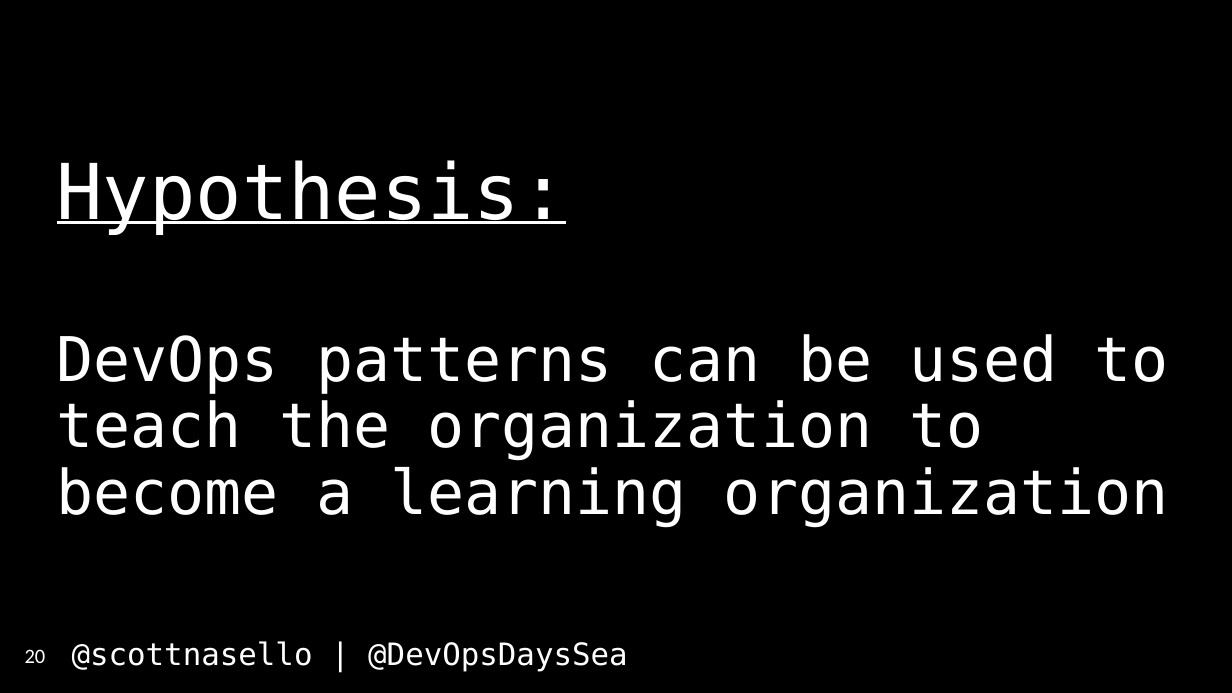
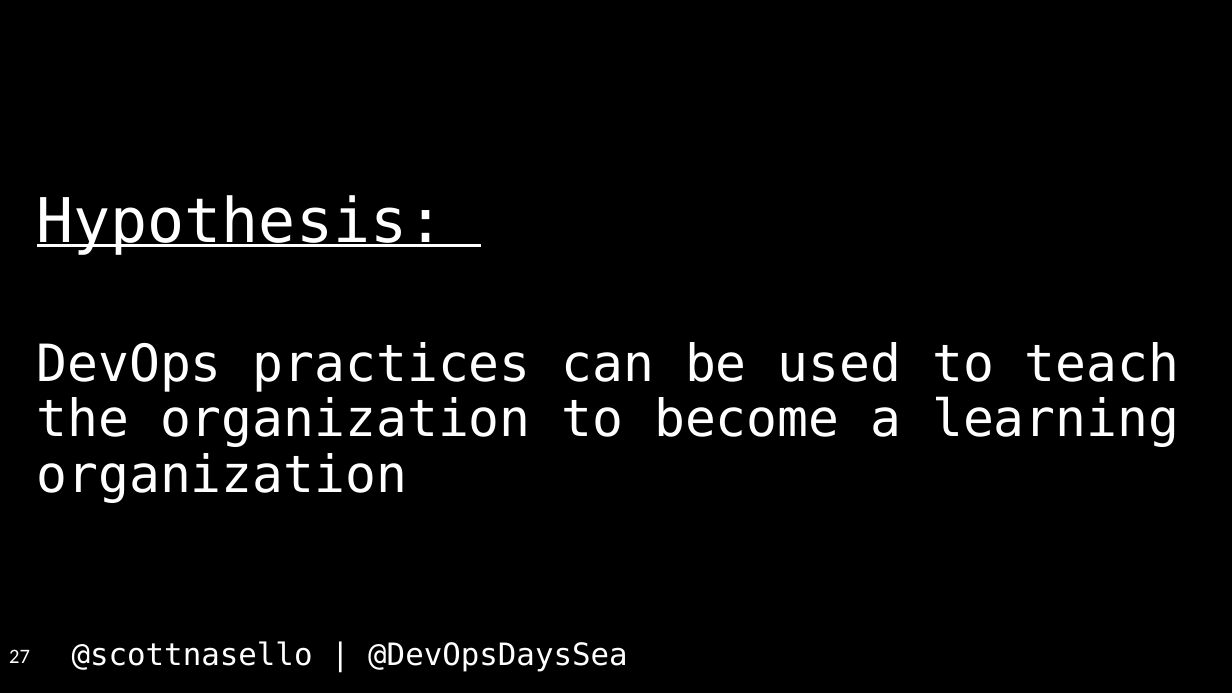
Before and after one commit to scottnasello/talks, a slide deck: slide 27 of 2017-04-26 Seattle DevOpsDays/DevOpsDays Seattle.pptx (slide 20 before the commit). Drawn at 1232x693 pixels with LibreOffice and Linux fonts; fonts in the diff are those of the drawing. Boxes give left, top, right and bottom in pixels: in the first picture for what was removed or moved away, otherwise in the second. Text is boxed around its words. In the diff, an @@ line names an element or a change of style, - is before the commit and + after.

```diff
--- a/2017-04-26 Seattle DevOpsDays/DevOpsDays Seattle.pptx
+++ b/2017-04-26 Seattle DevOpsDays/DevOpsDays Seattle.pptx
@@ text "Hypothesis:": place and size @@
-text "Hypothesis:" at [57, 160, 1169, 527]
+text "Hypothesis:" at [37, 195, 1179, 503]
@@ text "Hypothesis:" at [37, 195, 1179, 503]: vertical alignment top to middle @@
@@ text at [37, 195, 445, 255]: size 60 to 48 pt in "Hypothesis:" @@
@@ text at [37, 342, 1179, 503]: text changed; size 48 to 40 pt @@
-DevOps patterns can be used to teach the organization to become a learning organization
+DevOps practices can be used to teach the organization to become a learning organization
@@ page number at [9, 649, 30, 663]: text changed @@
-20
+27
```
Also in this commit, not shown: 23 other slides changed, 15 slides added, 5 slides removed, 1 other file.
